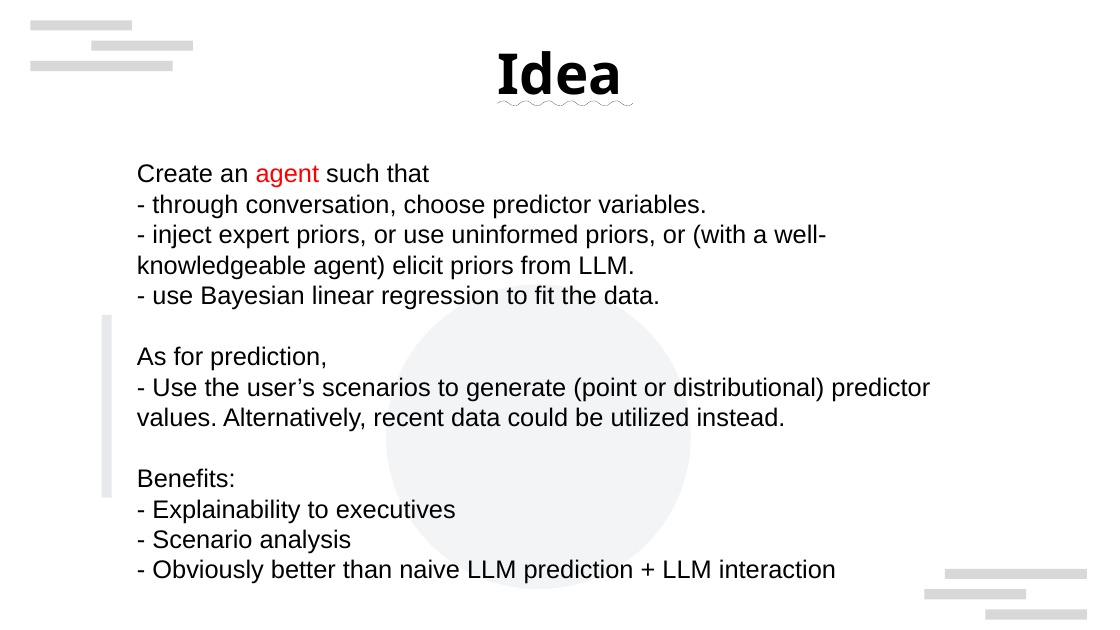
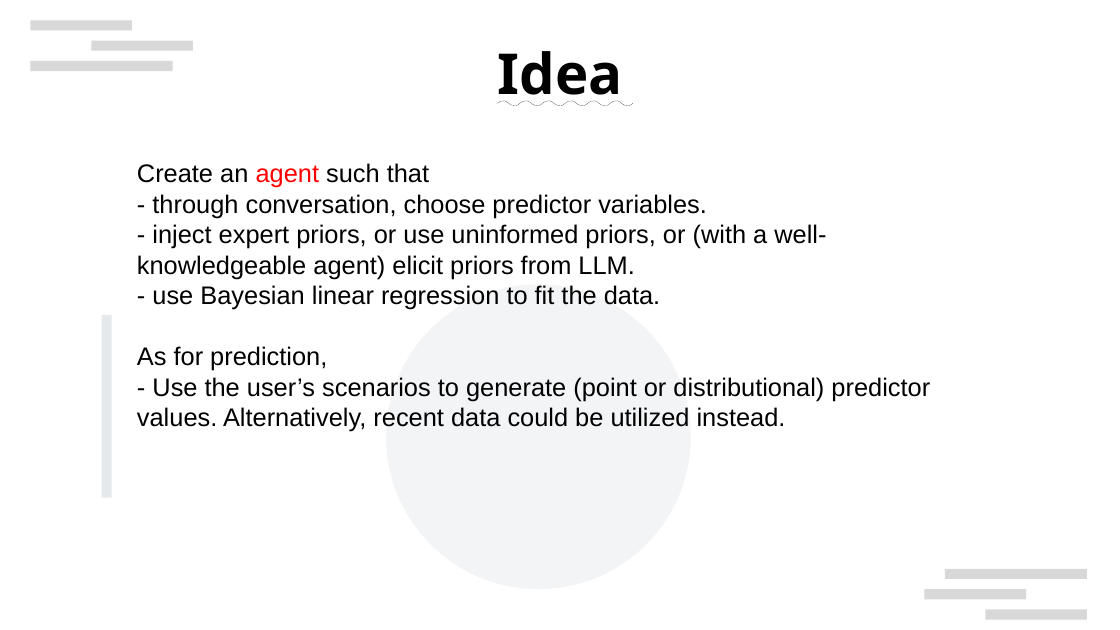
Before and after one commit to Incantatoric/llm_elicited_predictor, a slide deck: slide 7 of LLM-Elicited Bayesian Predictor.odp. Drawn at 1120x630 pixels with LibreOffice and Linux fonts; fonts in the diff are those of the drawing; background and template pictures are left out. Boxes give left, top, right and bottom in pixels: in the first picture for what was removed or moved away, otherwise in the second. Text is boxed around its words. In the diff, an @@ line names an element or a change of style, - is before the commit and + after.

```diff
--- a/LLM-Elicited Bayesian Predictor.odp
+++ b/LLM-Elicited Bayesian Predictor.odp
@@ text at (x1=137, y1=468, x2=836, y2=584): paragraphs removed @@
-Benefits:
-- Explainability to executives
-- Scenario analysis
-- Obviously better than naive LLM prediction + LLM interaction
```
Also in this commit, not shown: 7 other slides changed, 4 slides added.
